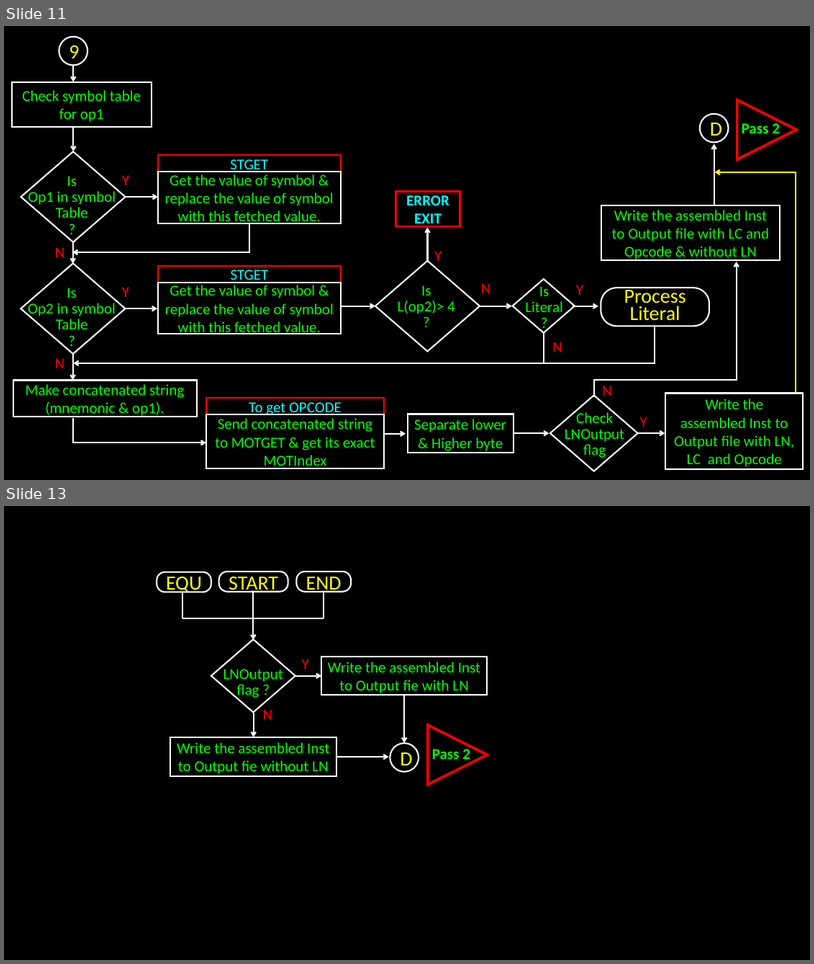
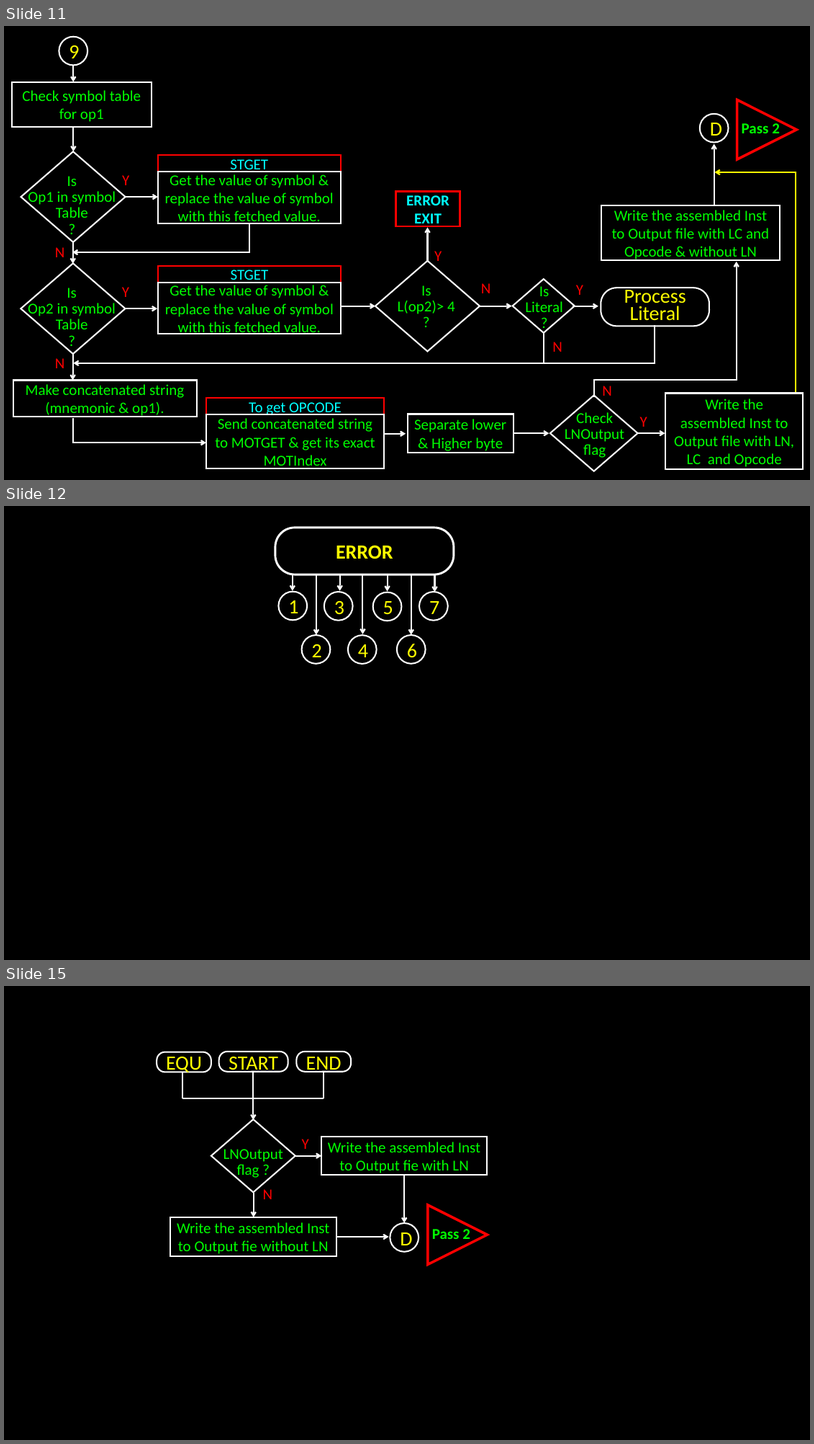
Before and after one commit to bondeabhijeet/8085, a slide deck: Pass 1 8085.pptx. Shown one above the other, each under a label of ours: slides 11 and 13 before the commit, slides 11, 12 and 15 after it; the slides between them are not shown. The pictures are 814x964 and 814x1444 pixels, drawn with LibreOffice and Linux fonts; fonts in the diff are those of the drawing. Boxes give left, top, right and bottom in pixels: in the first picture for what was removed or moved away, otherwise in the second. Text is boxed around its words. In the diff, an @@ line names an element or a change of style, - is before the commit and + after.

Commit message:
Updated PPT for errors

```diff
--- a/Pass 1 8085.pptx
+++ b/Pass 1 8085.pptx
@@ slide 12 added at <box>4,506,810,960</box>, background #000000 @@
@@ rounded rectangle added at <box>275,528,454,575</box>, outline #FFFFFF 2.5 pt, 24 pt, text #FFFF00, bold @@
+ERROR
@@ ellipse added at <box>278,591,307,620</box>, outline #FFFFFF 1.75 pt, 24 pt, text #FFFF00 @@
+1
@@ arrow added from (293, 574) to (293, 591), #FFFFFF 1.75 pt @@
@@ arrow added from (316, 575) to (316, 635), #FFFFFF 1.75 pt @@
@@ ellipse added at <box>324,592,353,620</box>, outline #FFFFFF 1.75 pt, 24 pt, text #FFFF00 @@
+3
@@ arrow added from (340, 574) to (340, 591), #FFFFFF 1.75 pt @@
@@ arrow added from (363, 574) to (363, 634), #FFFFFF 1.75 pt @@
@@ ellipse added at <box>373,592,401,620</box>, outline #FFFFFF 1.75 pt, 24 pt, text #FFFF00 @@
+5
@@ arrow added from (388, 574) to (388, 591), #FFFFFF 1.75 pt @@
@@ arrow added from (412, 575) to (412, 635), #FFFFFF 1.75 pt @@
@@ ellipse added at <box>419,592,448,620</box>, outline #FFFFFF 1.75 pt, 24 pt, text #FFFF00 @@
+7
@@ arrow added from (435, 575) to (435, 592), #FFFFFF 1.75 pt @@
@@ ellipse added at <box>301,635,330,663</box>, outline #FFFFFF 1.75 pt, 24 pt, text #FFFF00 @@
+2
@@ ellipse added at <box>348,635,377,663</box>, outline #FFFFFF 1.75 pt, 24 pt, text #FFFF00 @@
+4
@@ ellipse added at <box>397,635,426,663</box>, outline #FFFFFF 1.75 pt, 24 pt, text #FFFF00 @@
+6
@@ what was slide 13 is now slide 15 @@
```
Also in this commit, not shown: 1 slide changed, 2 other slides added, 1 slide removed.
